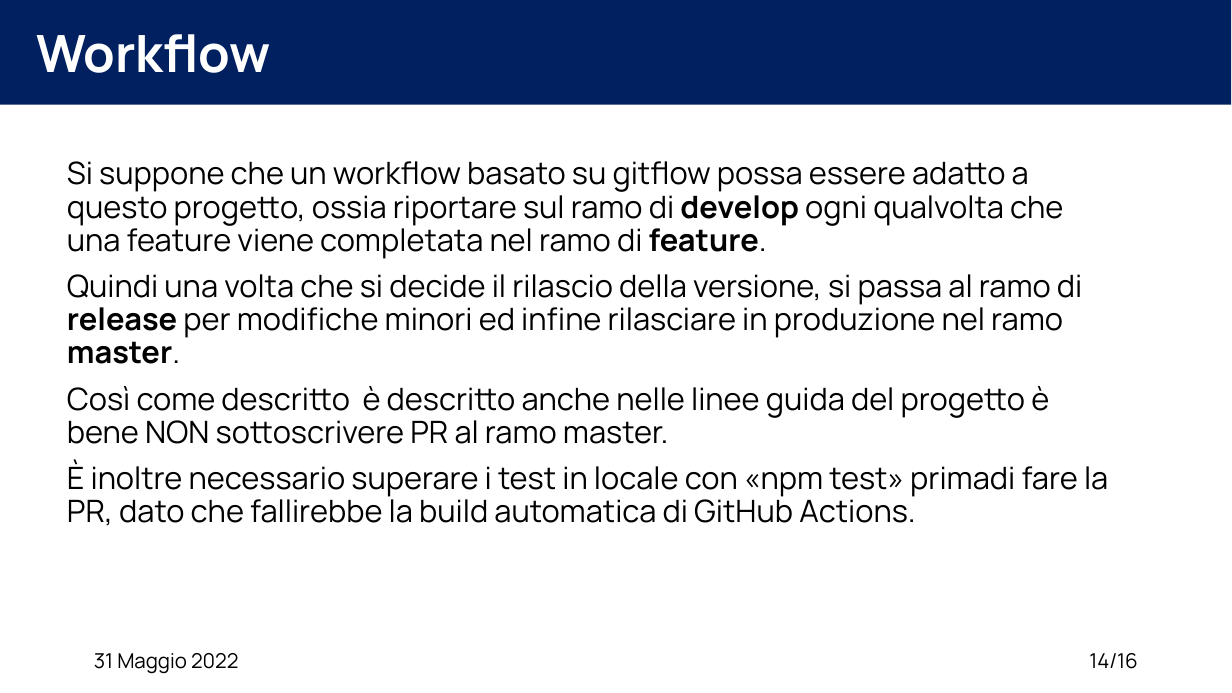
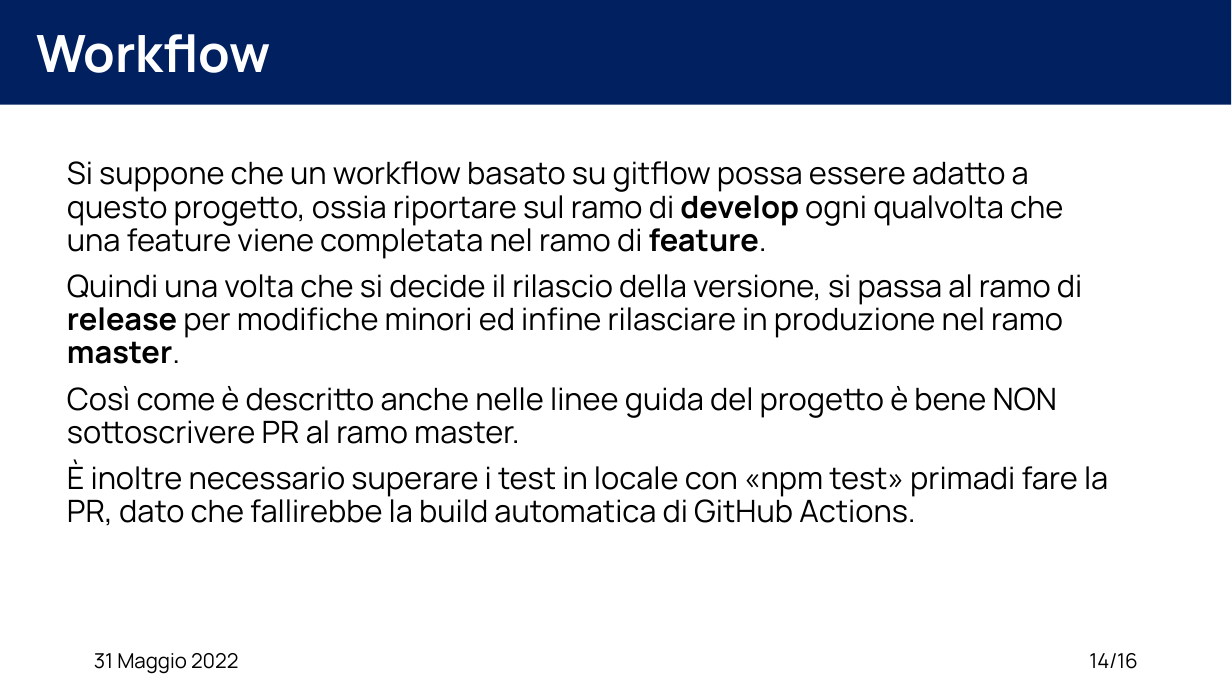
Before and after one commit to XidaZ3/MTSSAssignment3, a slide deck: slide 14 of MTSSAssignment3.pptx. Drawn at 1232x693 pixels with LibreOffice and Linux fonts; fonts in the diff are those of the drawing. Boxes give left, top, right and bottom in pixels: in the first picture for what was removed or moved away, otherwise in the second. Text is boxed around its words. In the diff, an @@ line names an element or a change of style, - is before the commit and + after.

```diff
--- a/MTSSAssignment3.pptx
+++ b/MTSSAssignment3.pptx
@@ text at (x1=67, y1=386, x2=1057, y2=444): text changed @@
-Così come descritto è descritto anche nelle linee guida del progetto è bene NON sottoscrivere PR al ramo master.
+Così come è descritto anche nelle linee guida del progetto è bene NON sottoscrivere PR al ramo master.
```
Also in this commit, not shown: 10 other slides changed, 4 slides added, 5 other files.
